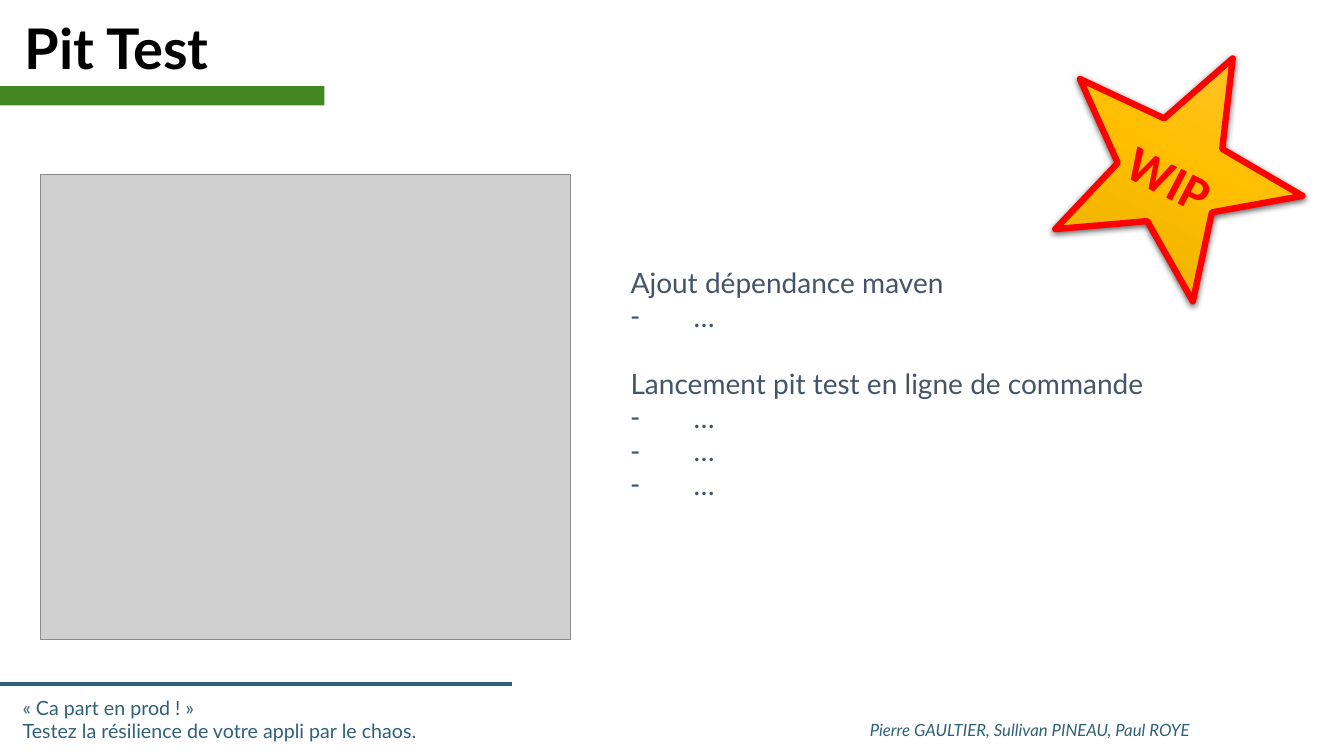
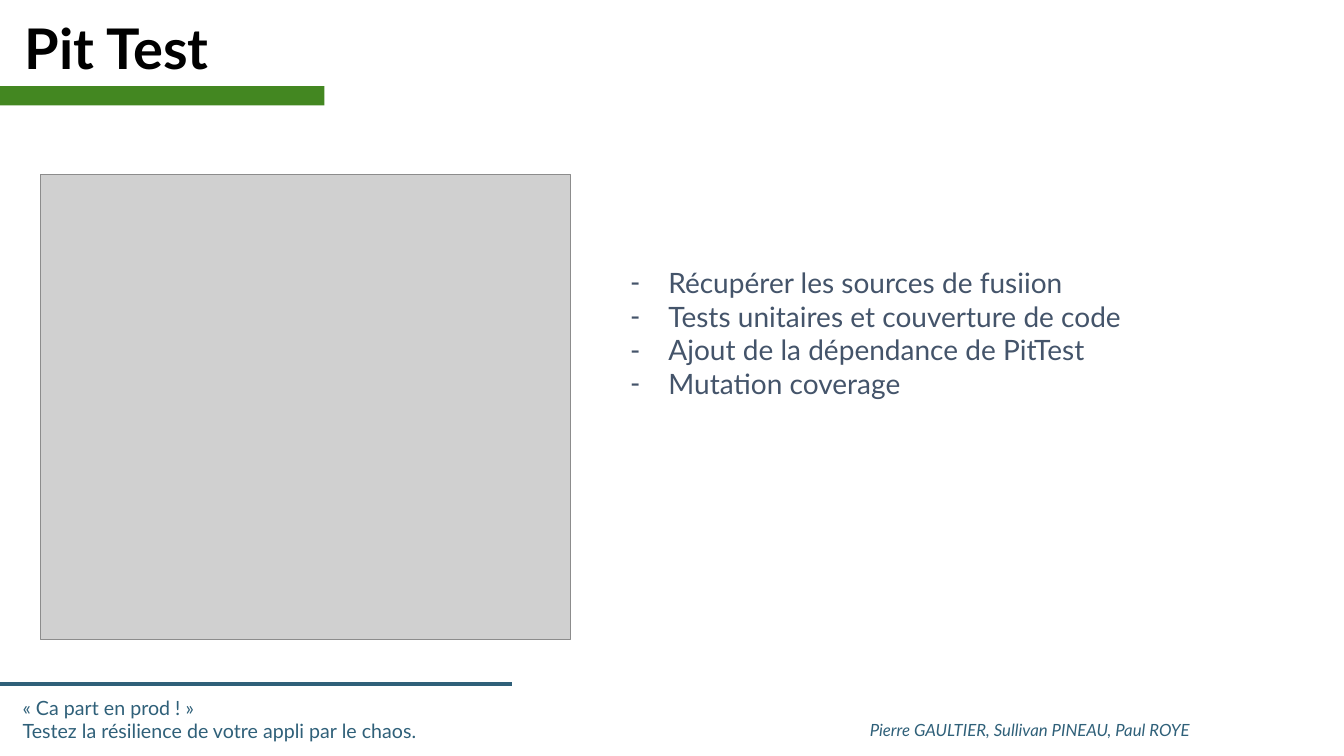
Before and after one commit to SII-Codelab-Chaos/Codelab-Chaos-TP, a slide deck: slide 10 of Hands-On -Chaos - SLIDES.pptx. Drawn at 1344x756 pixels with LibreOffice and Linux fonts; fonts in the diff are those of the drawing; grey boxes stand for pictures; background and template pictures are left out. Boxes give left, top, right and bottom in pixels: in the first picture for what was removed or moved away, otherwise in the second. Text is boxed around its words. In the diff, an @@ line names an element or a change of style, - is before the commit and + after.

```diff
--- a/Hands-On -Chaos - SLIDES.pptx
+++ b/Hands-On -Chaos - SLIDES.pptx
@@ star removed at bbox=[1013, 0, 1344, 324] @@
-WIP
@@ text at bbox=[668, 272, 1121, 399]: text changed @@
-Ajout dépendance maven
-– …
-Lancement pit test en ligne de commande
-– …
-– …
-– …
+– Récupérer les sources de fusiion
+– Tests unitaires et couverture de code
+– Ajout de la dépendance de PitTest
+– Mutation coverage
```
Also in this commit, not shown: 1 slide added, 1 other file.
